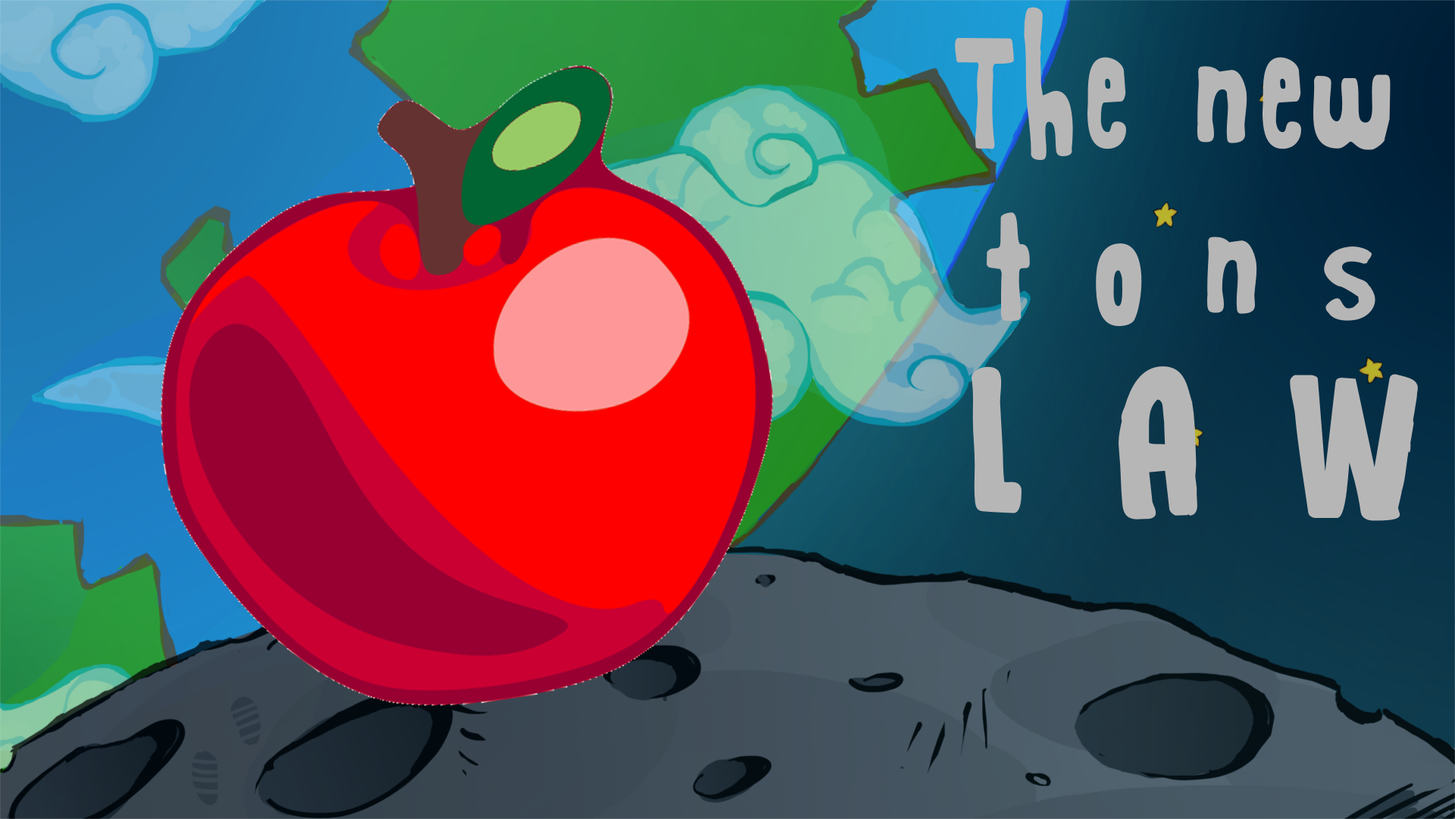
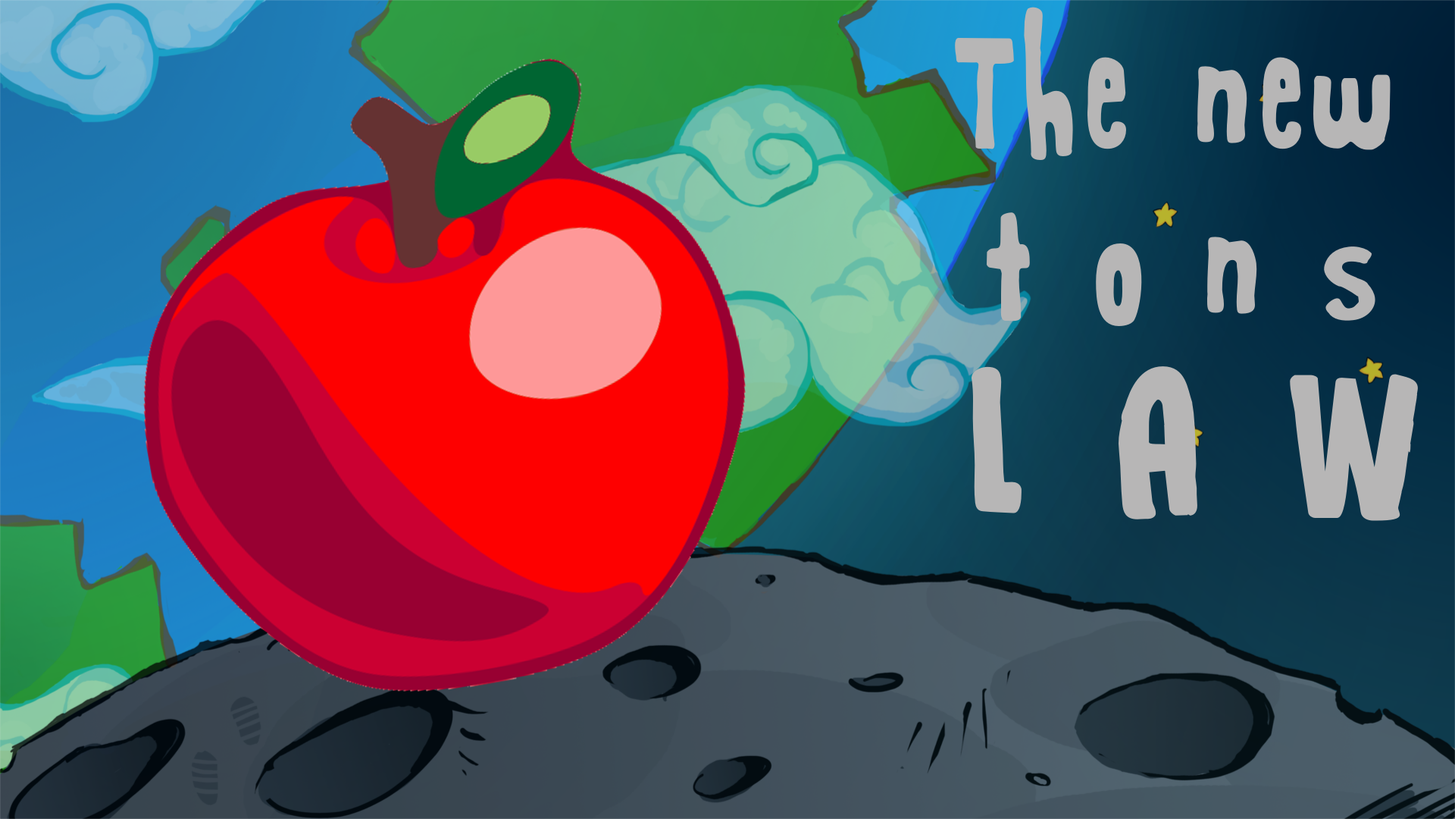
The second 1455 x 819 image is a revision of the first. Changes to its layers:
renamed "Calque Copié #1" to "apple.png", painted on it over box(143, 57, 774, 707)
